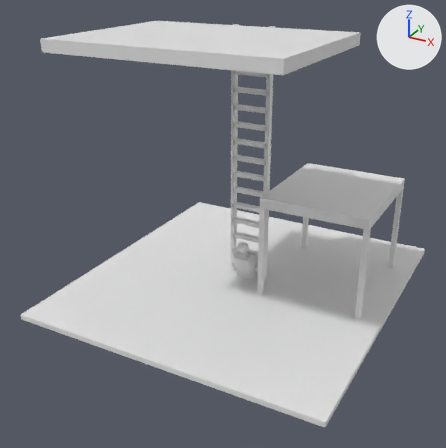
The Blender file src/ConcernedLadders/AnimationSources/LadderGait.blend as it was, and as the next commit left it.
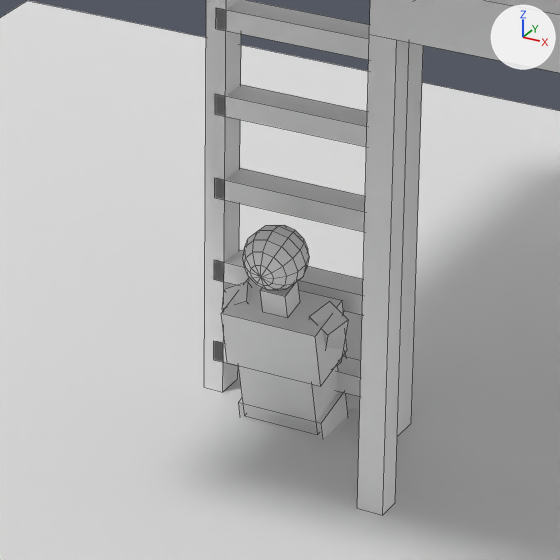
Each version is shown whole from a 50 mm lens placed at (5.09, -10.36, 6.19), pointed at (-0.16, -0.82, 1.42), then close up on the part from 44% to 66% of the width and 45% to 67% of the height. The axes (+X, +Y, +Z) are drawn at upper right. The lights are the same throughout. The older version's two pictures come first. Both versions are drawn at frame 30 of the action 'TopExit'; the numbers are the values there. The close-ups show mesh edges as thin lines.

Names of what the first close-up shows: 'GEO_Ground', 'GEO_Rail.L', 'GEO_Rail.R', 'GEO_Rung.01', 'GEO_Rung.02', 'GEO_Rung.03', 'GEO_Rung.04', 'GEO_SideFloor', 'GEO_SidePost.0', 'MSH_chest', 'MSH_head', 'MSH_hips', 'MSH_neck', 'MSH_shin.R', 'MSH_spine', 'MSH_thigh.R', 'MSH_upper_arm.L', 'MSH_upper_arm.R' and 1 more.
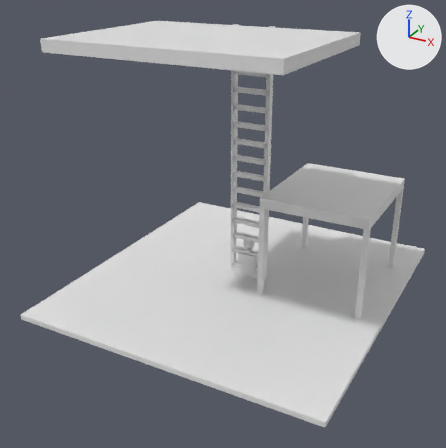
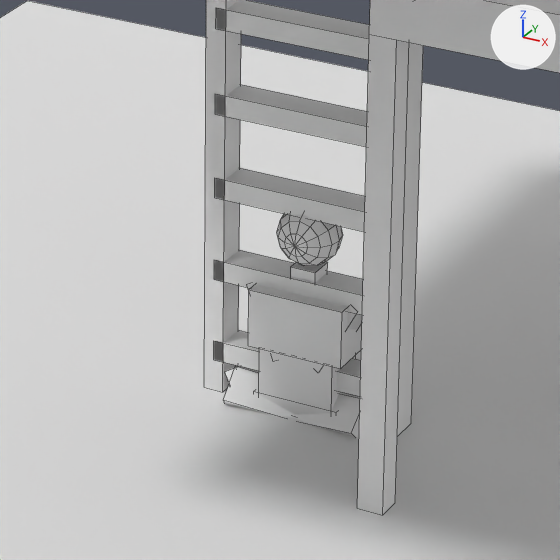
The change, as a list of edits to the scene's bpy script:
```text
Change bone_ctl_pelvis:
    where bone_ctl_pelvis = bpy.data.objects['RIG'].pose.bones['CTL_Pelvis']  # child of 'PRV_Pelvis'
    bone_ctl_pelvis.location: (0.0, -0.1111, 0.037) -> (0.0, 0.0, 0.0)
    bone_ctl_pelvis.rotation_euler: (0.227, 0.0, 0.0) -> (0.0, 0.0, 0.0)  # degrees (13, 0, 0) -> degrees (0, 0, 0)
Change bone_ctl_foot_l:
    where bone_ctl_foot_l = bpy.data.objects['RIG'].pose.bones['CTL_Foot.L']  # child of 'PRV_Contact_Foot.L'
    bone_ctl_foot_l.location: (0.0, 0.0117, 0.0187) -> (0.0, 0.0, 0.0)
Change bone_ctl_foot_r:
    where bone_ctl_foot_r = bpy.data.objects['RIG'].pose.bones['CTL_Foot.R']  # child of 'PRV_Contact_Foot.R'
    bone_ctl_foot_r.location: (0.0, 0.1, 0.16) -> (0.0, 0.0, 0.0)
```

Boxes (x1, y1, x2, y2) around the edits, measured in the close-ups (560 x 560 px):
'MSH_chest', posed: before (221, 278, 347, 386); after (248, 285, 362, 369)
'MSH_spine', posed: before (239, 365, 338, 434); after (259, 348, 356, 415)
'MSH_head', posed: before (243, 225, 309, 290); after (277, 214, 343, 266)
'MSH_hips', posed: before (239, 391, 348, 439); after (254, 391, 336, 414)
'MSH_thigh.L', posed (not visible before): after (223, 366, 294, 417)
'MSH_thigh.R', posed (mostly hidden before): before (346, 393, 360, 409); after (294, 394, 360, 438)
'MSH_neck', posed: before (260, 281, 300, 318); after (291, 262, 328, 282)
'MSH_shin.R', posed (mostly hidden afterwards): before (343, 311, 362, 360); after (340, 392, 360, 398)
'MSH_upper_arm.R', posed (not visible afterwards): before (222, 282, 251, 310)
'MSH_shin.L', posed (not visible before): after (225, 366, 259, 384)
